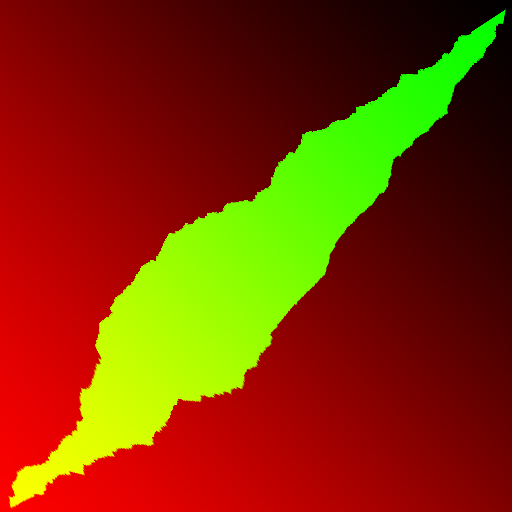
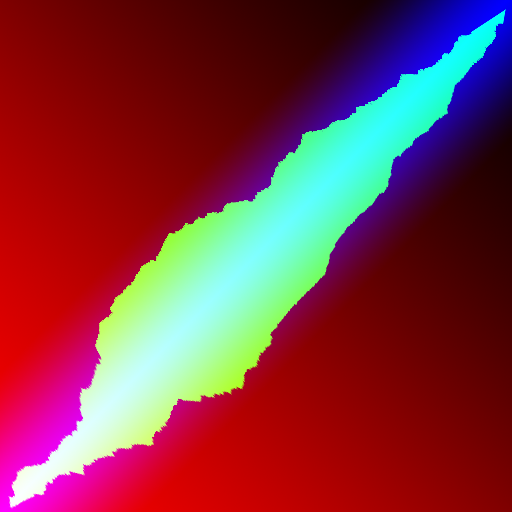
Layers edited between the first and the second 512×512 image:
painted on "Layer 5" over [0, 0, 512, 512]
hid "Layer 3" over [0, 0, 512, 512]
